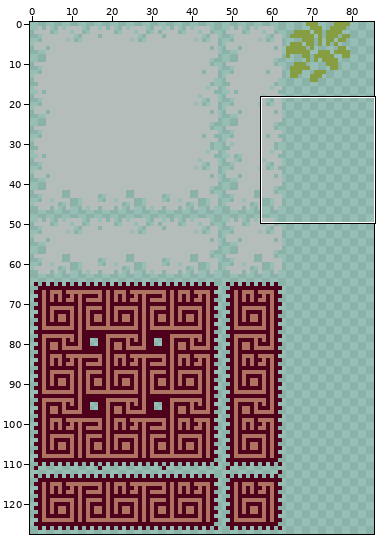
Edited in one commit: sprite sheet (assets/sprites/atlases/on_tiles.png). The first picture is a wide view before the edit; the outline marks the close-up.
Close-up. First the earlier version:
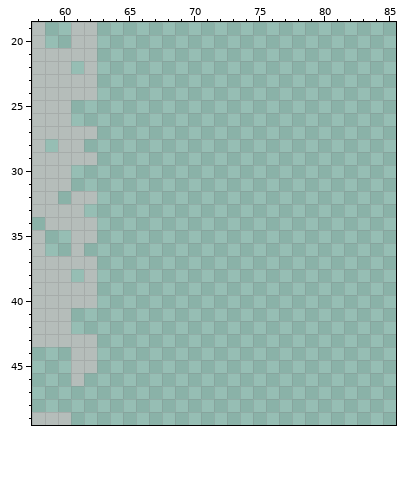
The file is 128x128 pixels. Shown: x 58..85, y 19..49. The wide view leaves out empty margins.
New version:
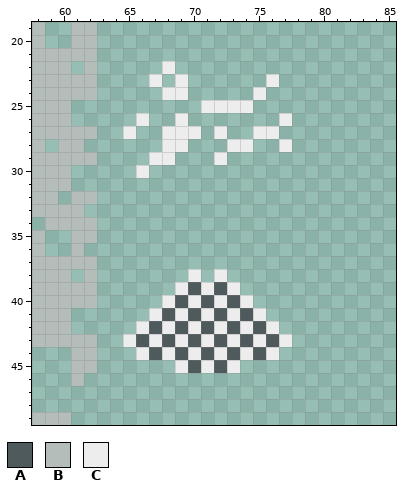
Palette (. is transparent): A #4f5a5c  B #b5bdba  C #ededed
The edit:
y 22: x 68 . -> C
y 23: x 67 . -> C; x 69 . -> C; x 76 . -> C
y 24: x 68..69 .. -> CC; x 75 . -> C
y 25: x 71..74 .... -> CCCC
y 26: x 66 . -> C; x 69 . -> C; x 77 . -> C
y 27: x 65 . -> C; x 68..70 ... -> CCC; x 72 . -> C; x 75..76 .. -> CC
y 28: x 68..69 .. -> CC; x 73..74 .. -> CC; x 77 . -> C
y 29: x 67..68 .. -> CC; x 72 . -> C
y 30: x 66 . -> C
y 38: x 70 . -> C; x 72 . -> C
y 39: x 69..73 ..... -> CACAC
y 40: x 68..74 ....... -> CACACAC
y 41: x 67..75 ......... -> CACACACAC
y 42: x 66..76 ........... -> CACACACACAC
y 43: x 65..77 ............. -> CACACACACACAC
y 44: x 66..76 ........... -> CACACACACAC
y 45: x 69..73 ..... -> CACAC
Pixel boxes of the changes (left, top, right, bottom) in both close-ups:
added: (123, 61, 292, 178)
added: (123, 269, 292, 373)
